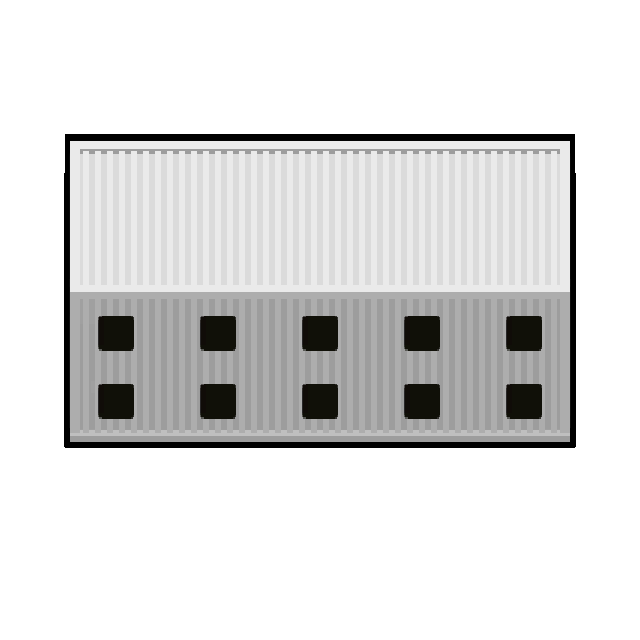
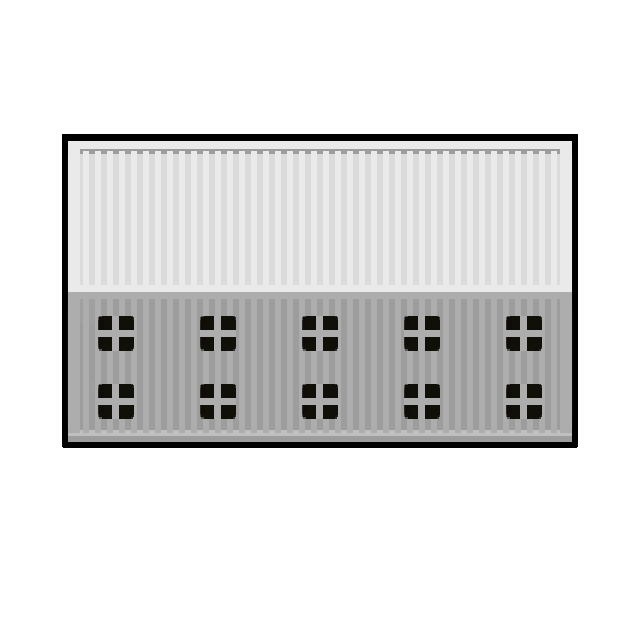
The second (640, 640) image is a revision of the first. Changes to its layers:
added layer "Asetatud kiht" above "Kiht #3" over [98, 316, 542, 419]
painted on "Container_south.png" over [62, 134, 578, 448]
